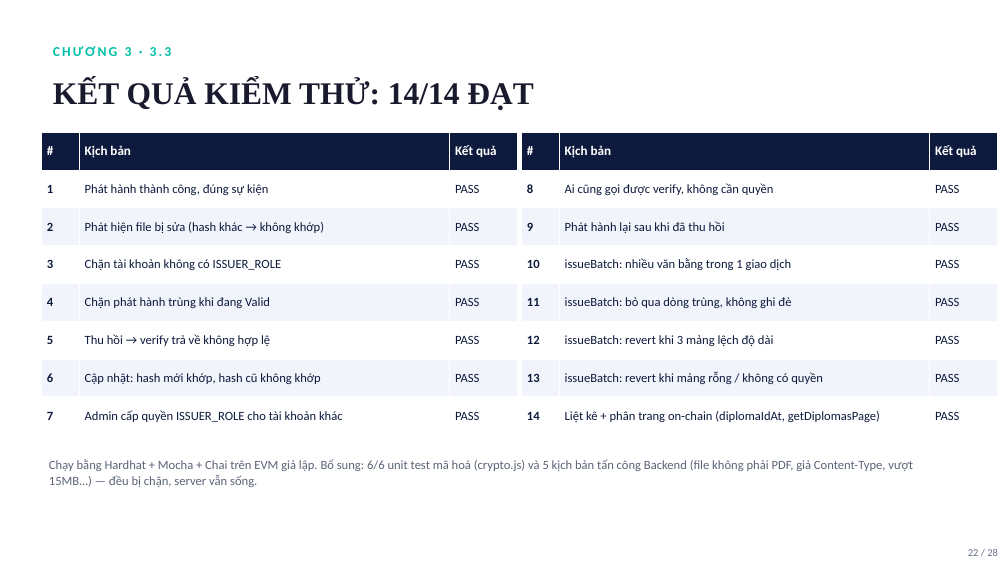
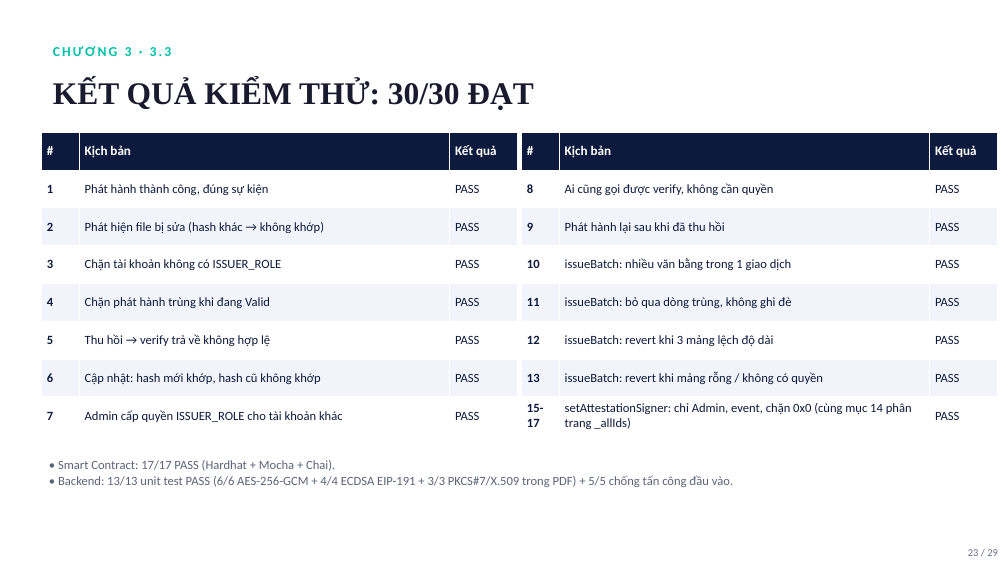
Before and after one commit to 2312792-debug/DoAn, a slide deck: slide 24 of file/Thuyet_Trinh_He_Thong_Xac_Thuc_Van_Bang_NopBai.pptx (slide 23 before the commit). Drawn at 1008x567 pixels with LibreOffice and Linux fonts; fonts in the diff are those of the drawing. Boxes give left, top, right and bottom in pixels: in the first picture for what was removed or moved away, otherwise in the second. Text is boxed around its words. In the diff, an @@ line names an element or a change of style, - is before the commit and + after.

Commit message:
Update Word report and PowerPoint slides with X.509/PKCS#7, ECDSA EIP-191, gas & 30/30 test results

```diff
--- a/file/Thuyet_Trinh_He_Thong_Xac_Thuc_Van_Bang_NopBai.pptx
+++ b/file/Thuyet_Trinh_He_Thong_Xac_Thuc_Van_Bang_NopBai.pptx
@@ text at box(53, 80, 533, 110): text changed @@
-KẾT QUẢ KIỂM THỬ: 14/14 ĐẠT
+KẾT QUẢ KIỂM THỬ: 30/30 ĐẠT
@@ table at box(522, 132, 998, 435) @@
-row 8, column 1: 14
+row 8, column 1: 15-17
-row 8, column 2: Liệt kê + phân trang on-chain (diplomaIdAt, getDiplomasPage)
+row 8, column 2: setAttestationSigner: chỉ Admin, event, chặn 0x0 (cùng mục 14 phân trang _allIds)
@@ text at box(58, 460, 733, 487): text changed @@
-Chạy bằng Hardhat + Mocha + Chai trên EVM giả lập. Bổ sung: 6/6 unit test mã hoá (crypto.js) và 5 kịch bản tấn công Backend (file không phải PDF, giả Content-Type, vượt 15MB…) — đều bị chặn, server vẫn sống.
+• Smart Contract: 17/17 PASS (Hardhat + Mocha + Chai).
+• Backend: 13/13 unit test PASS (6/6 AES-256-GCM + 4/4 ECDSA EIP-191 + 3/3 PKCS#7/X.509 trong PDF) + 5/5 chống tấn công đầu vào.
@@ text at box(968, 549, 998, 556): text changed @@
-22 / 28
+23 / 29
```
Also in this commit, not shown: 25 other slides changed, 1 slide added, 3 other files.
